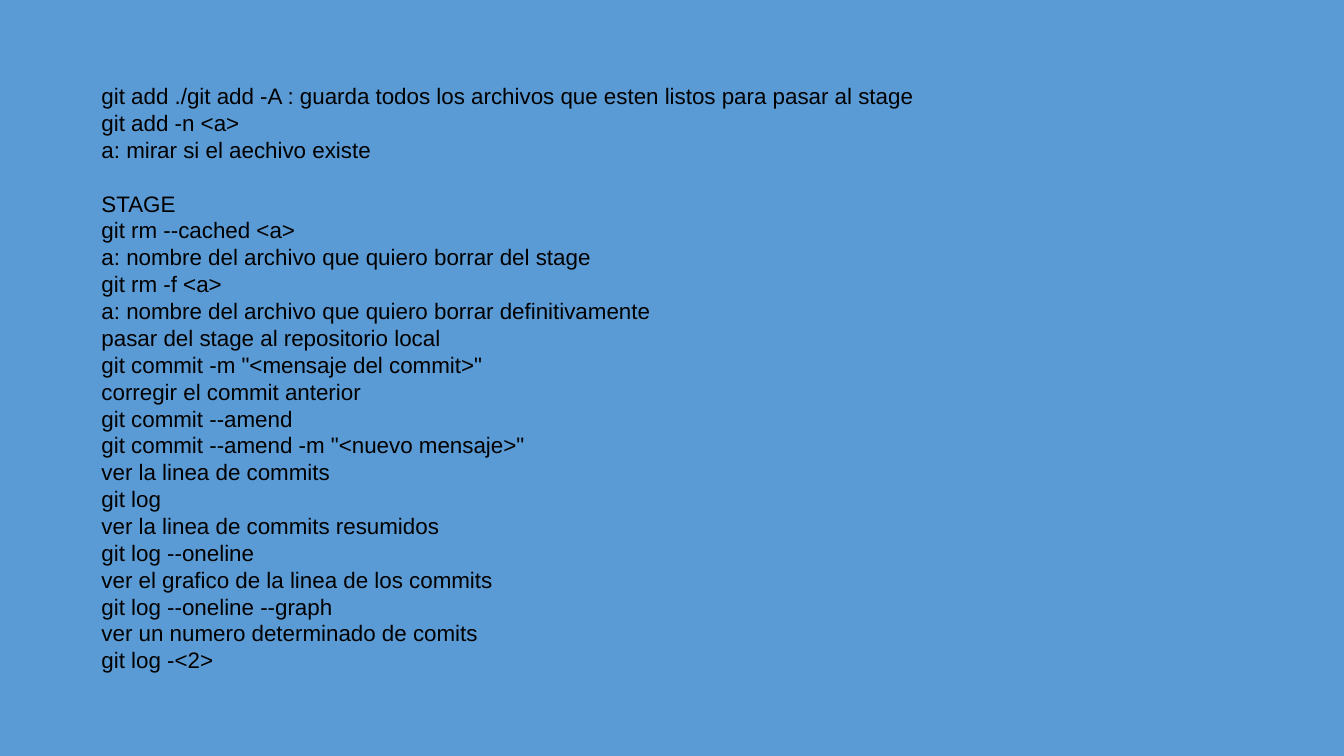
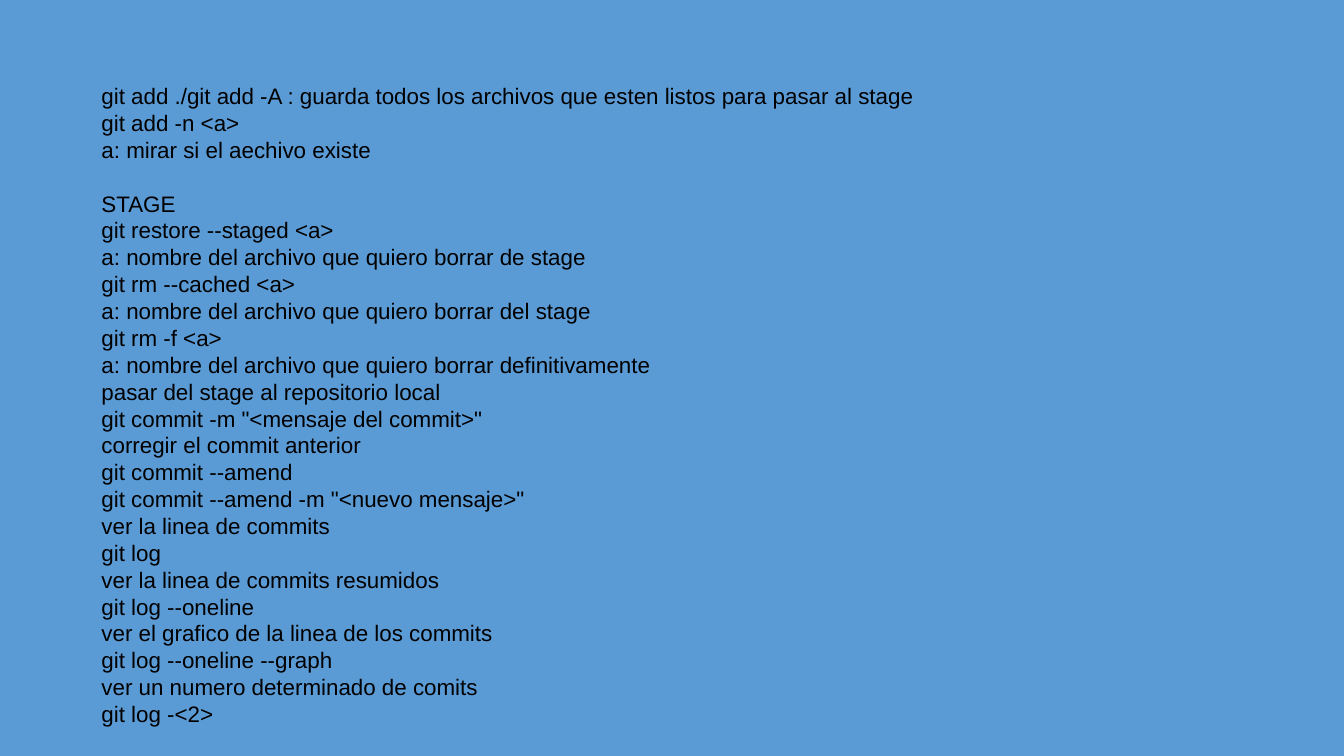
Before and after one commit to camaviga11/cursoGITv2, a slide deck: slide 2 of presentasionComandos.pptx. Drawn at 1344x756 pixels with LibreOffice and Linux fonts; fonts in the diff are those of the drawing. Boxes give left, top, right and bottom in pixels: in the first picture for what was removed or moved away, otherwise in the second. Text is boxed around its words. In the diff, an @@ line names an element or a change of style, - is before the commit and + after.

```diff
--- a/presentasionComandos.pptx
+++ b/presentasionComandos.pptx
@@ text at <box>101,221,586,270</box>: paragraphs added @@
+git restore --staged <a>
+a: nombre del archivo que quiero borrar de stage
```
Also in this commit, not shown: 1 other slide changed.
